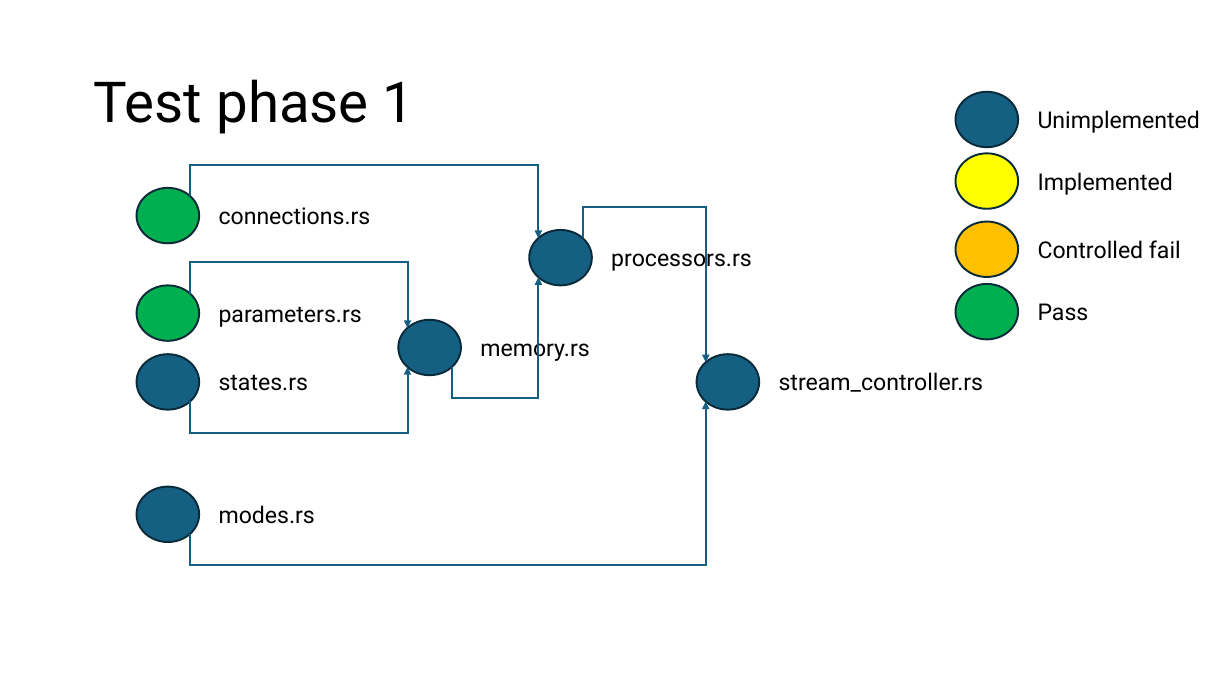
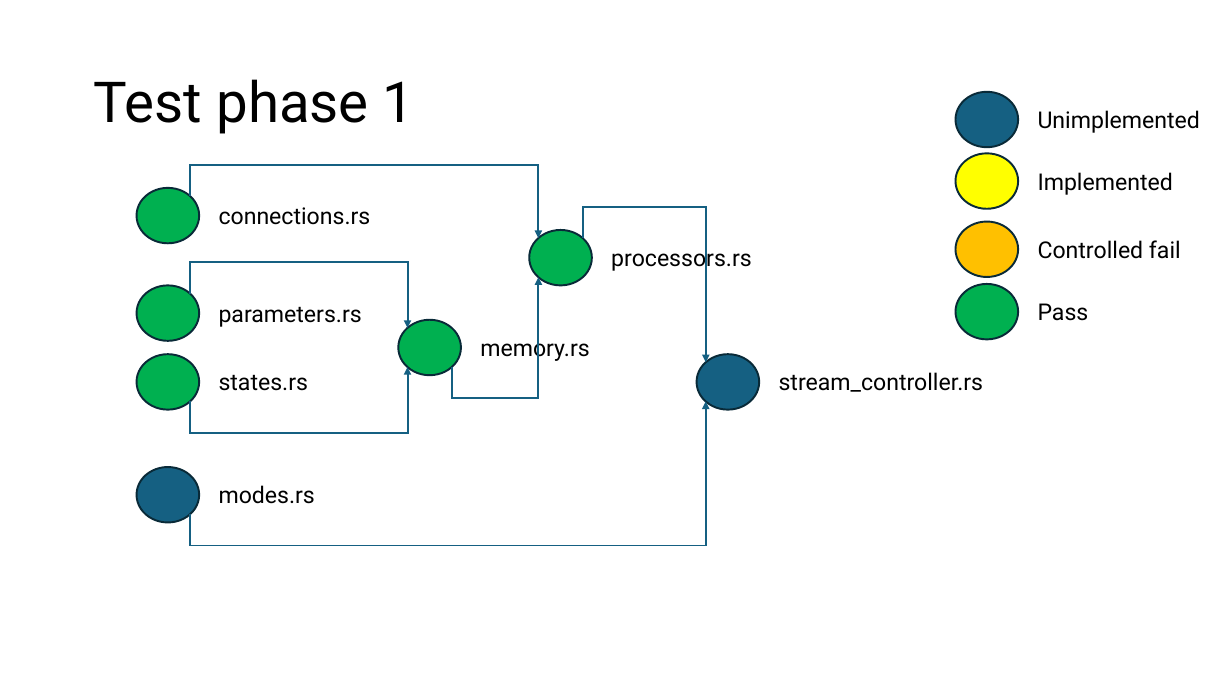
Before and after one commit to icon-sw/KappaLibrary, a slide deck: slide 6 of doc/K2Projectpptx.pptx (slide 5 before the commit). Drawn at 1232x693 pixels with LibreOffice and Linux fonts; fonts in the diff are those of the drawing. Boxes give left, top, right and bottom in pixels: in the first picture for what was removed or moved away, otherwise in the second. Text is boxed around its words. In the diff, an @@ line names an element or a change of style, - is before the commit and + after.

Commit message:
StreamBlock test

```diff
--- a/doc/K2Projectpptx.pptx
+++ b/doc/K2Projectpptx.pptx
@@ fill #156082 to #00B050 in 3 elements at (137, 354, 200, 409), (398, 320, 461, 375), (530, 230, 592, 286) @@
@@ elbow arrow moved from (190, 534) - (706, 402) to (190, 515) - (706, 402) @@
@@ ellipse: place and size @@
-ellipse at (137, 487, 200, 543)
+ellipse at (137, 467, 200, 522)
@@ text "modes.rs": place and size @@
-text "modes.rs" at (219, 505, 315, 524)
+text "modes.rs" at (219, 485, 315, 504)
```
Also in this commit, not shown: 1 slide added, 3 other files.
